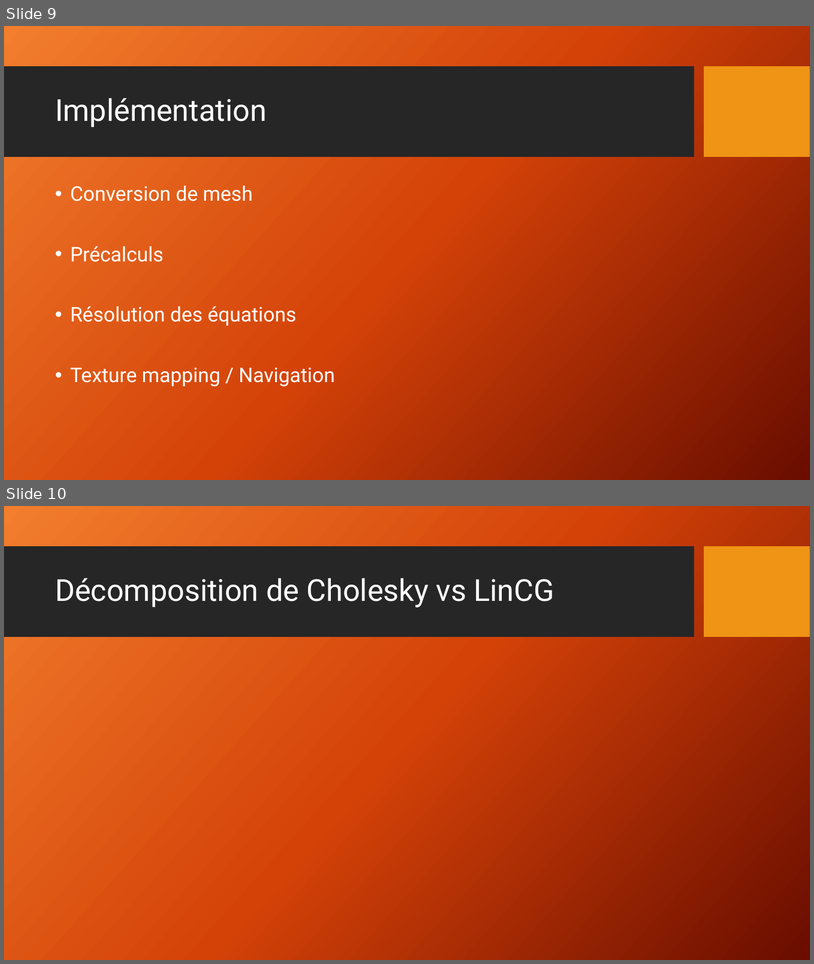
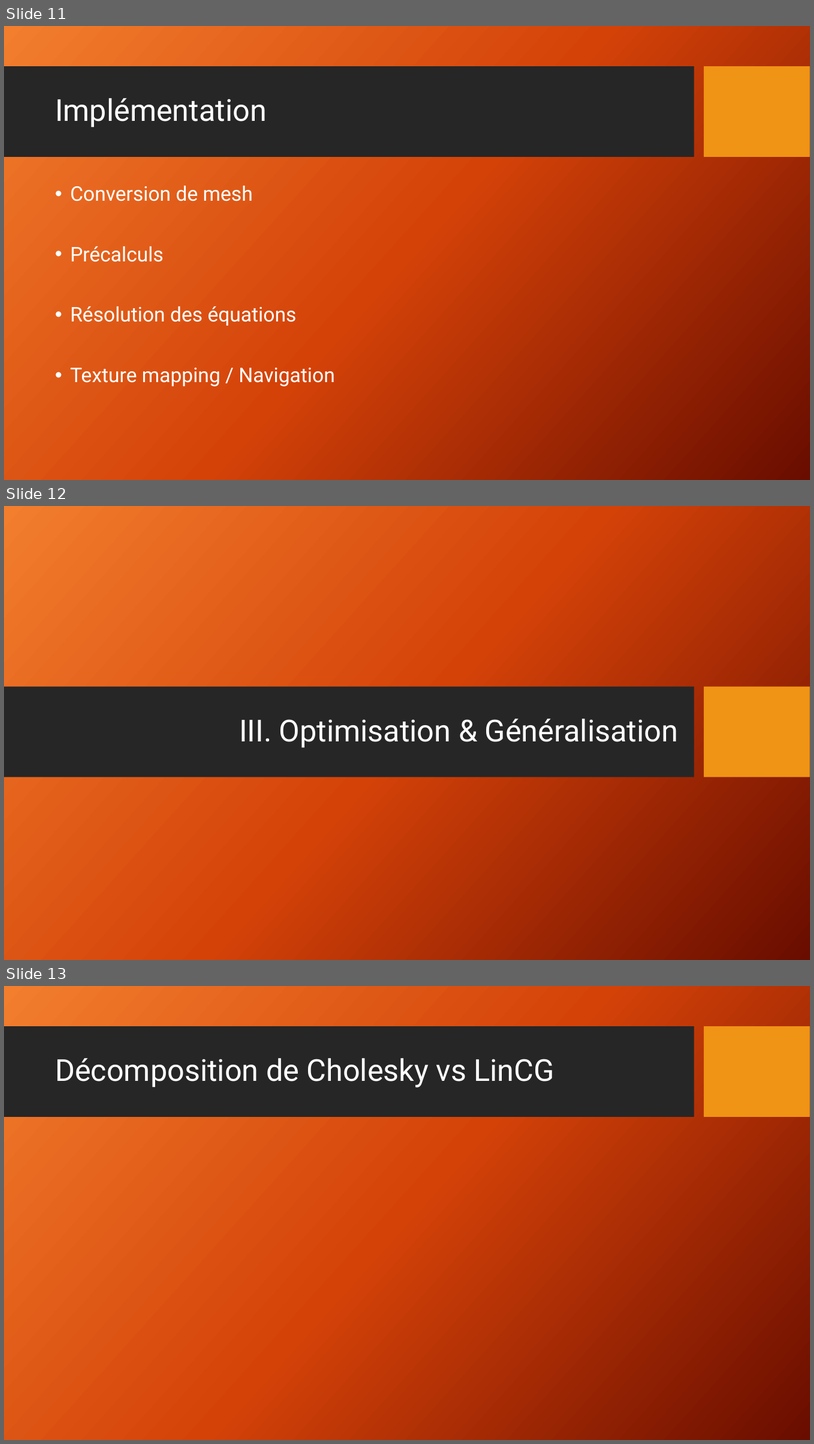
Before and after one commit to supercontact/PathFinding, a slide deck: report/Geodesics in Heat.pptx. Shown one above the other, each under a label of ours: slides 9 and 10 before the commit, slides 11, 12 and 13 after it. The pictures are 814x964 and 814x1444 pixels, drawn with LibreOffice and Linux fonts; fonts in the diff are those of the drawing; grey boxes stand for pictures; background and template pictures are left out. Boxes give left, top, right and bottom in pixels: in the first picture for what was removed or moved away, otherwise in the second. Text is boxed around its words. In the diff, an @@ line names an element or a change of style, - is before the commit and + after.

```diff
--- a/report/Geodesics in Heat.pptx
+++ b/report/Geodesics in Heat.pptx
@@ slide 12 added at (4,506,810,960), background picture (left out) @@
@@ rectangle added at (4,686,694,777), fill #262626 @@
@@ rectangle added at (705,686,810,777), fill #F09415 @@
@@ title added at (239,718,678,748), 36 pt, text #FFFFFF @@
+III. Optimisation & Généralisation
@@ what was slide 9 is now slide 11 @@
@@ what was slide 10 is now slide 13 @@
```
Also in this commit, not shown: 1 slide changed, 3 other slides added, 2 other files.
